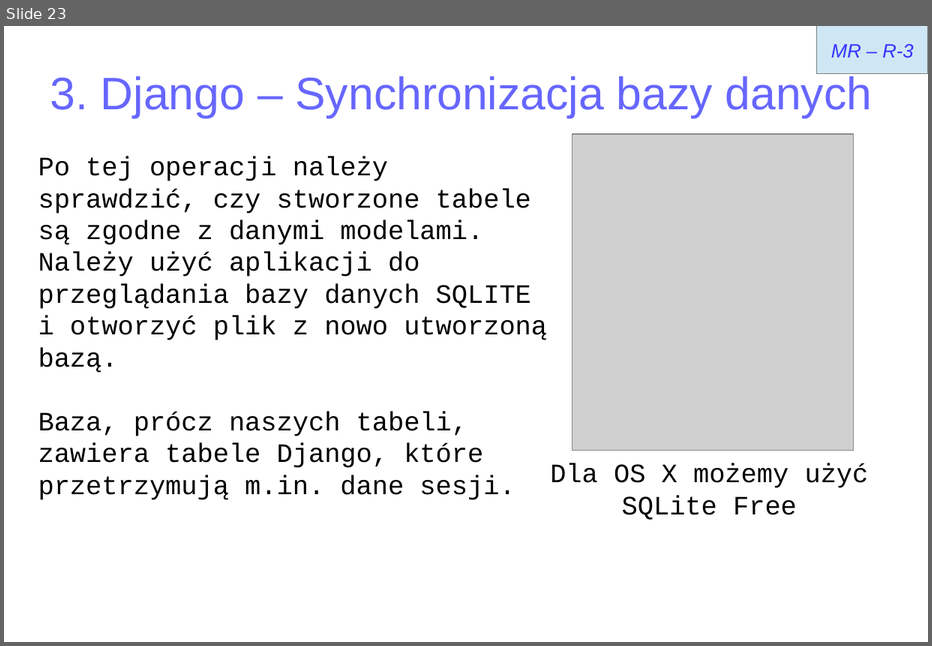
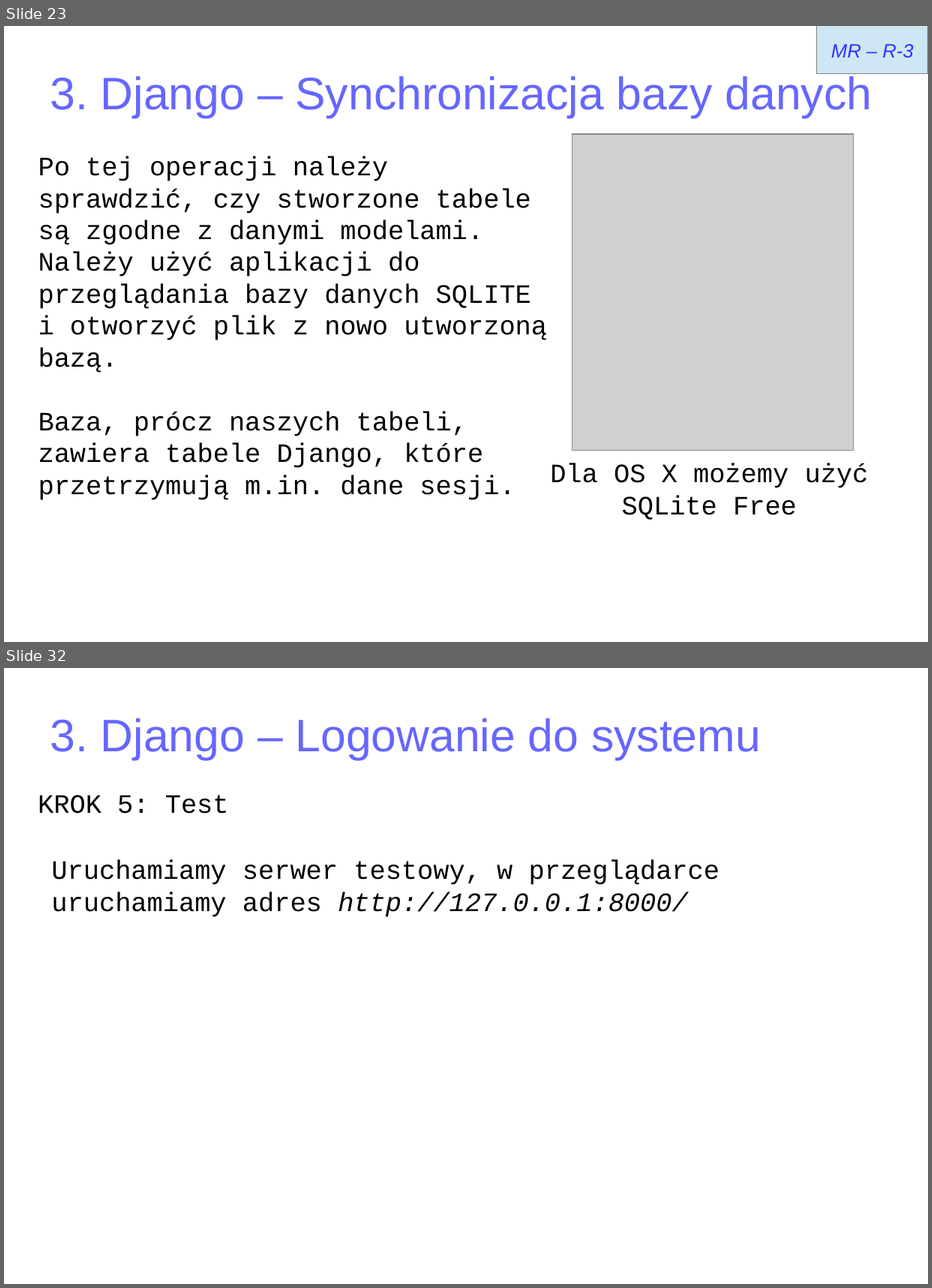
Before and after one commit to matulik/reinyzagam, a slide deck: Docs/presentation.odp. Shown one above the other, each under a label of ours: slide 23 before the commit, slides 23 and 32 after it; the slides between them are not shown. The pictures are 932x646 and 932x1288 pixels, drawn with LibreOffice and Linux fonts; fonts in the diff are those of the drawing; grey boxes stand for pictures. Boxes give left, top, right and bottom in pixels: in the first picture for what was removed or moved away, otherwise in the second. Text is boxed around its words. In the diff, an @@ line names an element or a change of style, - is before the commit and + after.

```diff
--- a/Docs/presentation.odp
+++ b/Docs/presentation.odp
@@ slide 32 added at (4, 668, 928, 1284), background #FFFFFF @@
@@ title added at (50, 718, 761, 760), 37.7 pt, text #6666FF @@
+3. Django – Logowanie do systemu
@@ text added at (38, 795, 229, 814), 22 pt, text #000000 @@
+KROK 5: Test
@@ text added at (51, 860, 720, 917), 22 pt, text #000000 @@
+Uruchamiamy serwer testowy, w przeglądarce uruchamiamy adres http://127.0.0.1:8000/
```
Also in this commit, not shown: 3 slides changed, 8 other slides added, 6 other files.
